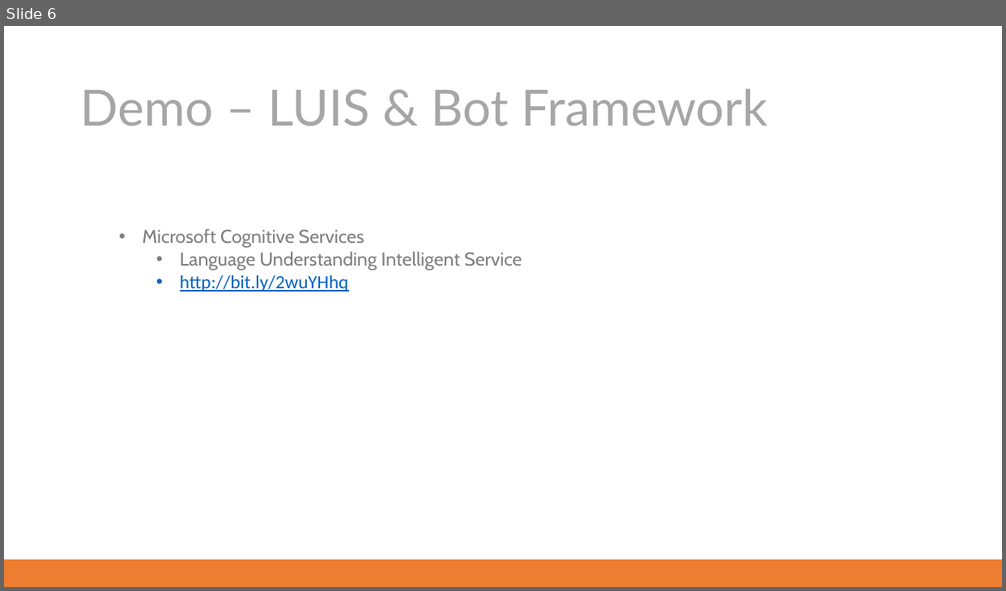
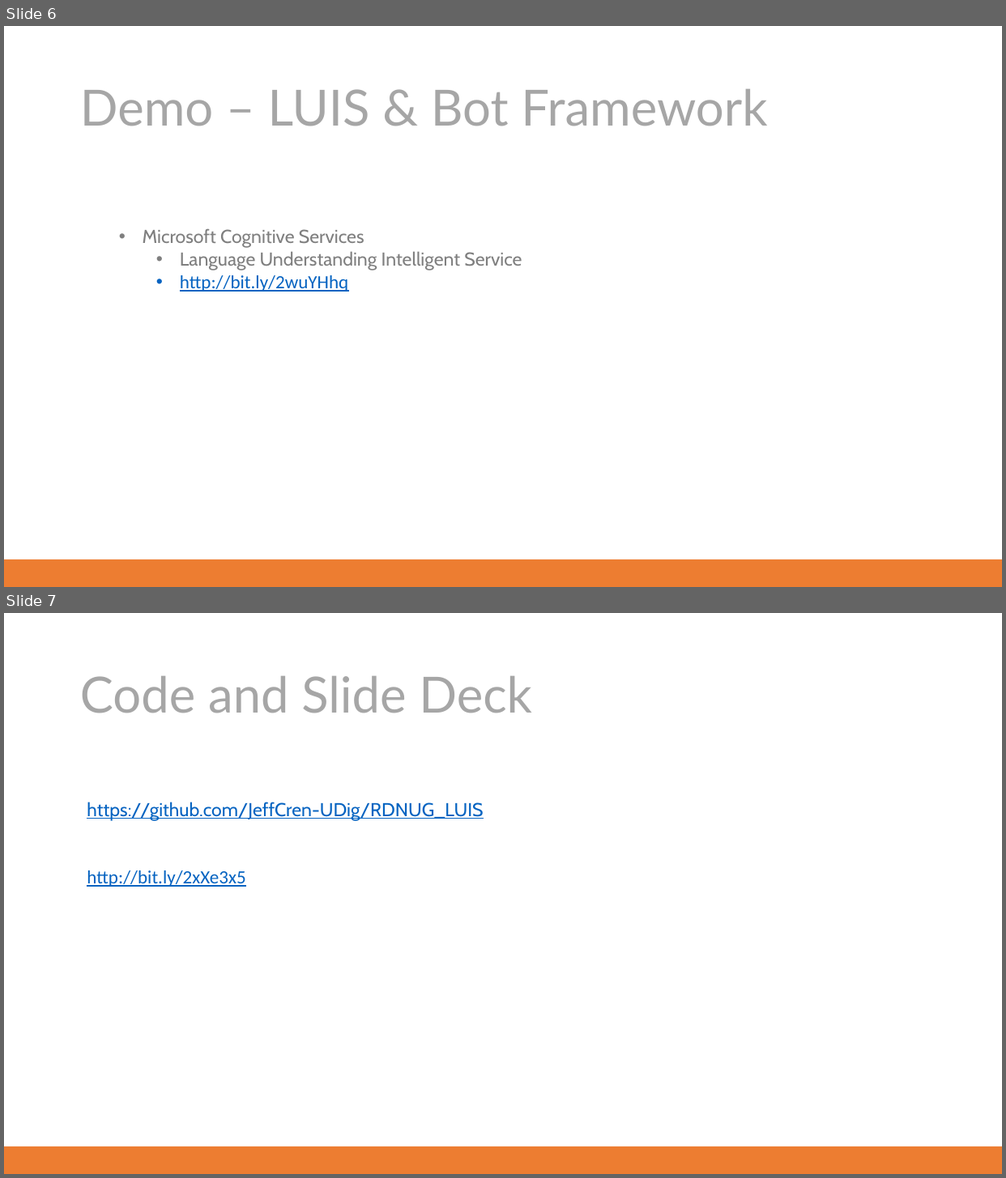
Before and after one commit to JeffCren-UDig/RDNUG_LUIS, a slide deck: UDig_RDNUG Presentation_100517.pptx. Shown one above the other, each under a label of ours: slide 6 before the commit, slides 6 and 7 after it. The pictures are 1006x591 and 1006x1178 pixels, drawn with LibreOffice and Linux fonts; fonts in the diff are those of the drawing. Boxes give left, top, right and bottom in pixels: in the first picture for what was removed or moved away, otherwise in the second. Text is boxed around its words. In the diff, an @@ line names an element or a change of style, - is before the commit and + after.

Commit message:
updated slide deck with repo info

```diff
--- a/UDig_RDNUG Presentation_100517.pptx
+++ b/UDig_RDNUG Presentation_100517.pptx
@@ slide 7 added at <box>4,613,1002,1174</box>, background #FFFFFF @@
@@ title added at <box>80,676,532,713</box>, 48 pt, text #A6A6A6 @@
+Code and Slide Deck
@@ text added at <box>87,802,483,887</box>, 18 pt, text #0563C1, underline @@
+https://github.com/JeffCren-UDig/RDNUG_LUIS
+http://bit.ly/2xXe3x5
@@ rectangle added at <box>4,1147,1002,1174</box>, fill #ED7D31 @@
```
